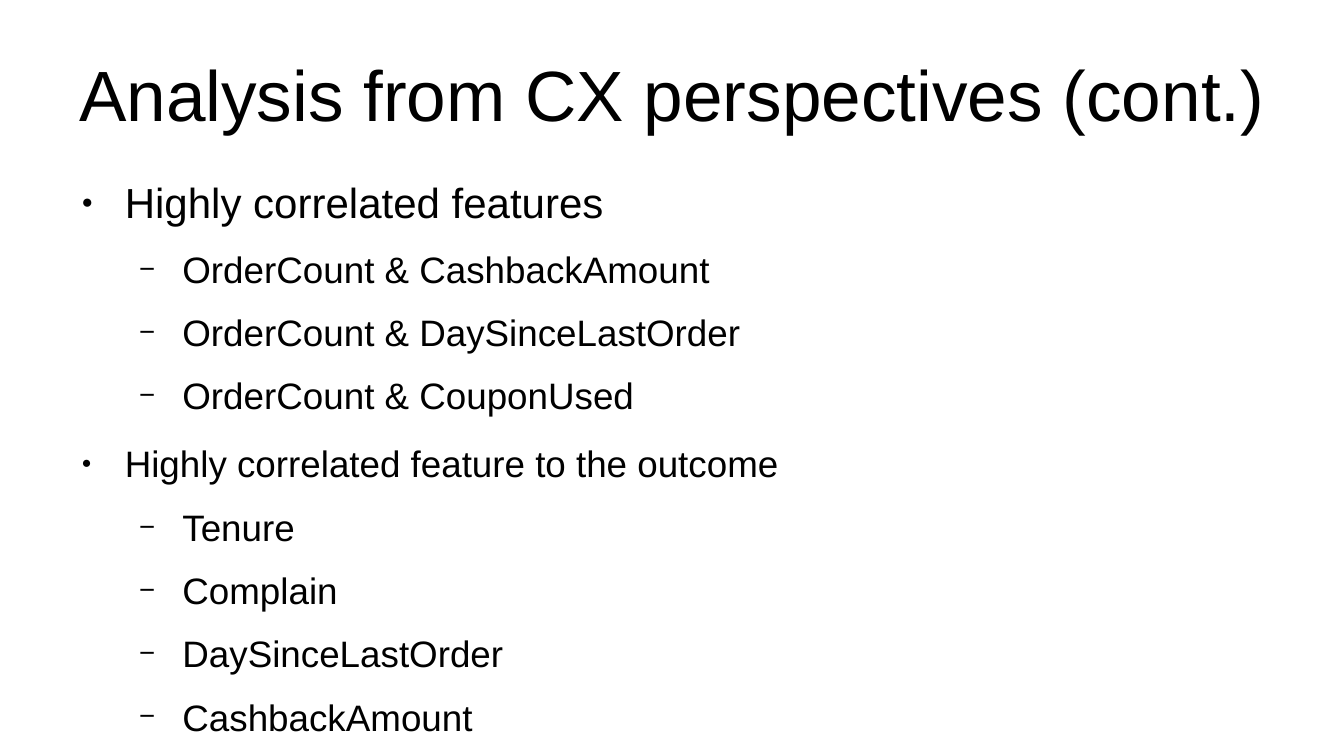
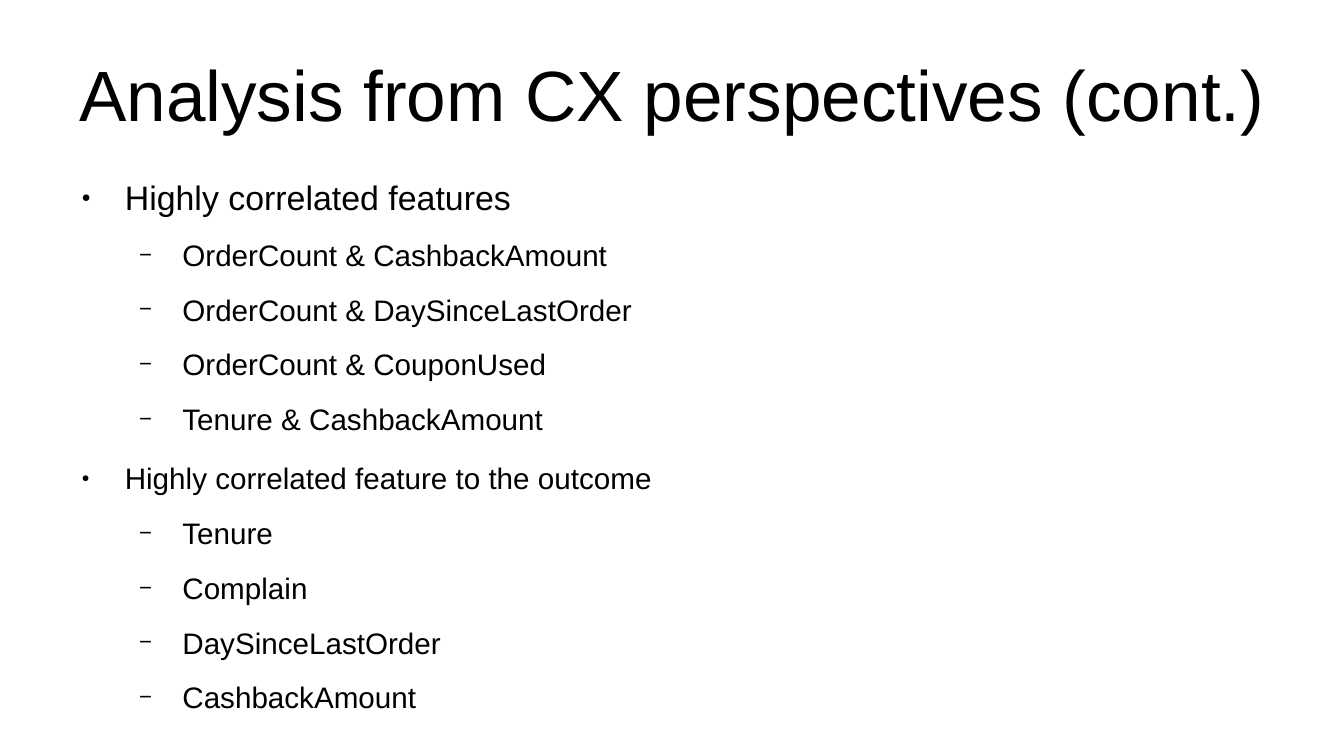
Before and after one commit to jranaraki/cc_to_cx, a slide deck: slide 7 of docs/cc_to_cx.odp. Drawn at 1344x756 pixels with LibreOffice and Linux fonts; fonts in the diff are those of the drawing. Boxes give left, top, right and bottom in pixels: in the first picture for what was removed or moved away, otherwise in the second. Text is boxed around its words. In the diff, an @@ line names an element or a change of style, - is before the commit and + after.

Commit message:
Updated slides

```diff
--- a/docs/cc_to_cx.odp
+++ b/docs/cc_to_cx.odp
@@ text at <box>125,185,652,605</box>: size 24.8 to 20 pt in "Highly correlated features"; size 21.7 to 17.5 pt in "OrderCount & CashbackAmount", "OrderCount & DaySinceLastOrder", "OrderCount & CouponUsed", "Highly correlated feature to the outcome" and 4 more places @@
@@ text at <box>182,408,543,431</box>: paragraph added @@
+  − Tenure & CashbackAmount
```
Also in this commit, not shown: 1 slide added.
